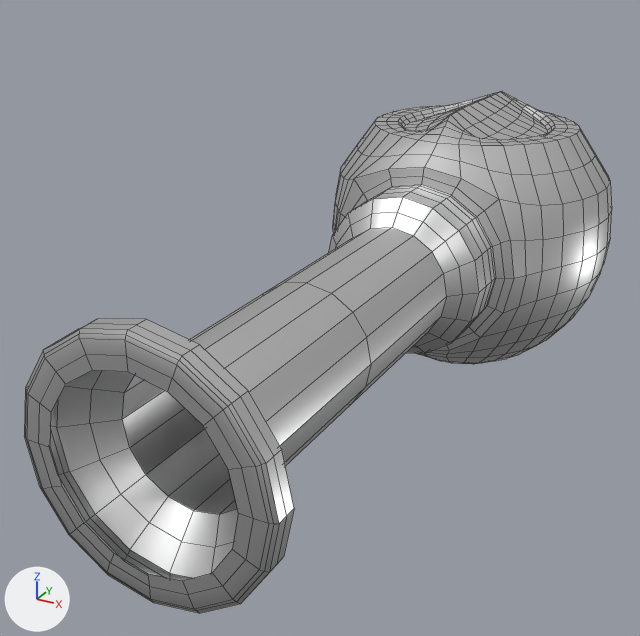
Two versions of the Blender file assets/models/items/sniper_cannon_1.blend, one commit apart.
Camera for both pictures: a 50 mm camera at (0.1959, -0.5714, 0.1896) aimed at (-0.029, -0.1625, -0.0149). Arrows for +X, +Y and +Z are at lower left; the lights stay in place. Mesh edges are drawn as thin lines.

In view in the first picture: 'SniperCannon'.
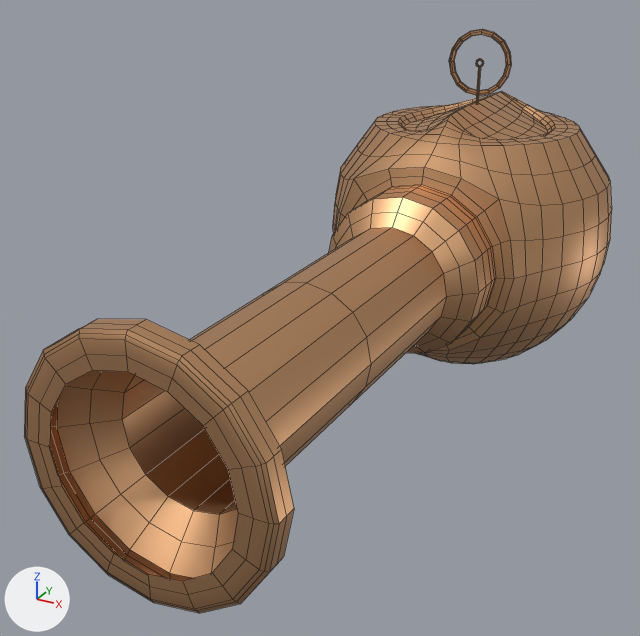
The change, as a diff of the scene's bpy script:
```diff
--- a/assets/models/items/sniper_cannon_1.blend.py
+++ b/assets/models/items/sniper_cannon_1.blend.py
@@ mat_sniper_cannon @@
+mat_sniper_cannon = principled_material('sniper_cannon')
+mat_sniper_cannon.base_color = (0.7, 0.401, 0.21)  # beige #daaa7e
+mat_sniper_cannon.metallic = 1.0
@@ me_sphere @@
 # used by ob_snipercannon; location = (0.0, 0.0, 0.0); scale = (0.1, 0.1, 0.1)
-me_sphere.from_pydata(...)  # 217 vertices, 220 faces; spans x -1.0..1.0, y -3.57..1.0, z -1.0..0.85
+me_sphere.from_pydata(...)  # 285 vertices, 288 faces; spans x -1.0..1.0, y -3.57..1.0, z -1.0..1.33
+# me_sphere part 1: a new loose piece of 36 vertices spanning x -0.03..0.03, y -0.01..0.01, z 0.79..1.12, in mat_sniper_cannon (beige #daaa7e)
+# me_sphere part 2: a new loose piece of 32 vertices spanning x -0.23..0.23, y -0.01..0.01, z 0.87..1.33, in mat_sniper_cannon (beige #daaa7e)
+# me_sphere part 3: 220 faces spanning x -1.0..1.0, y -3.57..1.0, z -1.0..0.85 switch from mat_deluxe_cannon (white #e7e7e7) to mat_sniper_cannon (beige #daaa7e)
```

Changed parts and their boxes (x1, y1, x2, y2) in the pictures (640 x 636 px):
'SniperCannon', reshaped (12% taller)
    before: (24, 91, 612, 613)
    after: (24, 29, 612, 613)
part 1 of me_sphere, added
    after: (476, 59, 484, 103)
part 2 of me_sphere, added
    after: (449, 29, 511, 96)
part 3 of me_sphere, recoloured
    both: (24, 91, 612, 613)
